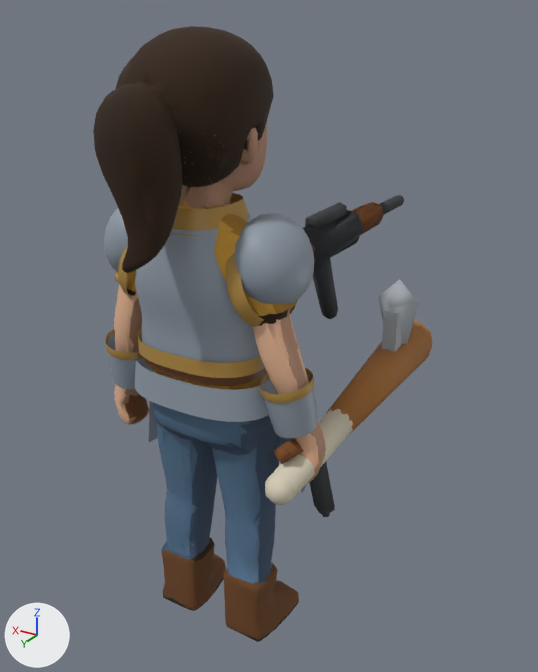
An edit to the glTF model assets/characters/ai3d_v2/survivor_v2_f.glb, drawn before and after from the same camera.
Both versions are drawn from a 50 mm lens placed at (-0.719, 0.987, 1.151), pointed at (-0.003, -0.207, 0.554). Arrows for +X, +Y and +Z are at lower left; the lights stay in place. The picture after the commit comes second. Where no turn or scale is listed for an object, it has been applied to the vertices.

Names of what the first picture shows: 'armor_0', 'armor_1', 'armor_10', 'armor_12', 'armor_2', 'armor_4', 'body', 'weapon_ak47', 'weapon_axe', 'weapon_bat', 'weapon_pistol', 'weapon_rifle' and 9 more.
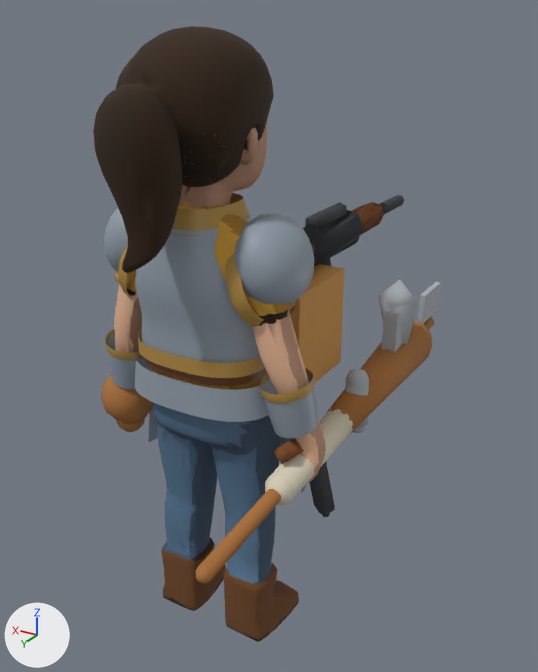
The change in detail:
Material 'w_crate' (mat_w_crate) is new.
Its base color is (0.586, 0.293, 0.0759) (orange #c9934e).
Its roughness is 0.9.
Material 'w_wood.006' (mat_w_wood_006) is new.
Its base color is (0.399, 0.164, 0.0415) (brown #a97139).
Its roughness is 0.9.
Material 'w_metal.006' (mat_w_metal_006) is new.
Its base color is (0.405, 0.437, 0.47) (grey #abb1b6).
Its roughness is 0.9.
Material 'w_metal.005' (mat_w_metal_005) is new.
Its base color is (0.405, 0.437, 0.47) (grey #abb1b6).
Its roughness is 0.9.
Material 'w_wood.005' (mat_w_wood_005) is new.
Its base color is (0.399, 0.164, 0.0415) (brown #a97139).
Its roughness is 0.9.
Material 'w_wood.008' (mat_w_wood_008) is new.
Its base color is (0.399, 0.164, 0.0415) (brown #a97139).
Its roughness is 0.9.
Mesh me_box_003 is new.
It is a box spanning x -0.13..0.13, y -0.28..-0.1, z 0.498..0.698.
It uses material mat_w_crate (orange #c9934e).
Mesh me_tube_021 is new.
It has 112 vertices, 208 faces and spans x -0.211..-0.184, y -0.669..0.312, z 0.395..0.567.
Faces by material slot: [196, 12].
It uses material mat_w_wood_006 (brown #a97139).
It uses material mat_w_metal_006 (grey #abb1b6).
Mesh me_tube_019 is new.
It has 172 vertices, 320 faces and spans x -0.221..-0.173, y -0.247..0.063, z 0.381..0.524.
Faces by material slot: [196, 124].
It uses material mat_w_wood_005 (brown #a97139).
It uses material mat_w_metal_005 (grey #abb1b6).
Mesh me_tube_023 is new.
It has 144 vertices, 284 faces and spans x 0.1433..0.2533, y -0.055..0.055, z 0.378..0.513.
It uses material mat_w_wood_008 (brown #a97139).
Object 'weapon_crate' (ob_weapon_crate) is new; it shows me_box_003.
Its location is (0.0, 0.0, 0.0).
Object 'weapon_hoe' (ob_weapon_hoe) is new; it shows me_tube_021.
Its location is (0.0, 0.0, 0.0).
Object 'weapon_hammer' (ob_weapon_hammer) is new; it shows me_tube_019.
Its location is (0.0, 0.0, 0.0).
Object 'weapon_bowl' (ob_weapon_bowl) is new; it shows me_tube_023.
Its location is (0.0, 0.0, 0.0).

Location of each change, [x1, y1, x2, y2] in pixels of the pictures (538 x 672 px):
'weapon_crate', added (orange): after [290, 264, 344, 383]
'weapon_hoe', added: after [196, 282, 441, 584]
    faces in mat_w_wood_006 (brown #a97139): [196, 317, 434, 584]
    faces in mat_w_metal_006 (grey #abb1b6): [418, 282, 441, 324]
'weapon_bowl', added (brown): after [101, 375, 153, 432]
'weapon_hammer', added: after [345, 369, 369, 433]
